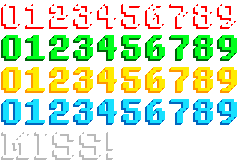
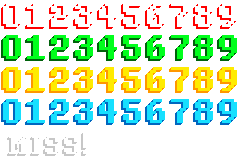
Before/after of a w=240, h=160 layered artwork. What changed in the layer stack:
added group "Layer Group" with 3 layers above "MISS! #2" over <box>7,132,87,156</box>
showed "MISS! #3", moved it into group "Layer Group", painted on it over <box>3,132,113,158</box>
added layer "MISS! #6" in group "Layer Group" over <box>7,134,85,156</box>
added layer "MISS! #5" in group "Layer Group" over <box>8,133,86,155</box>
hid "MISS! #2" over <box>3,132,113,158</box>
hid "MISS! #4" over <box>1,132,113,160</box>
